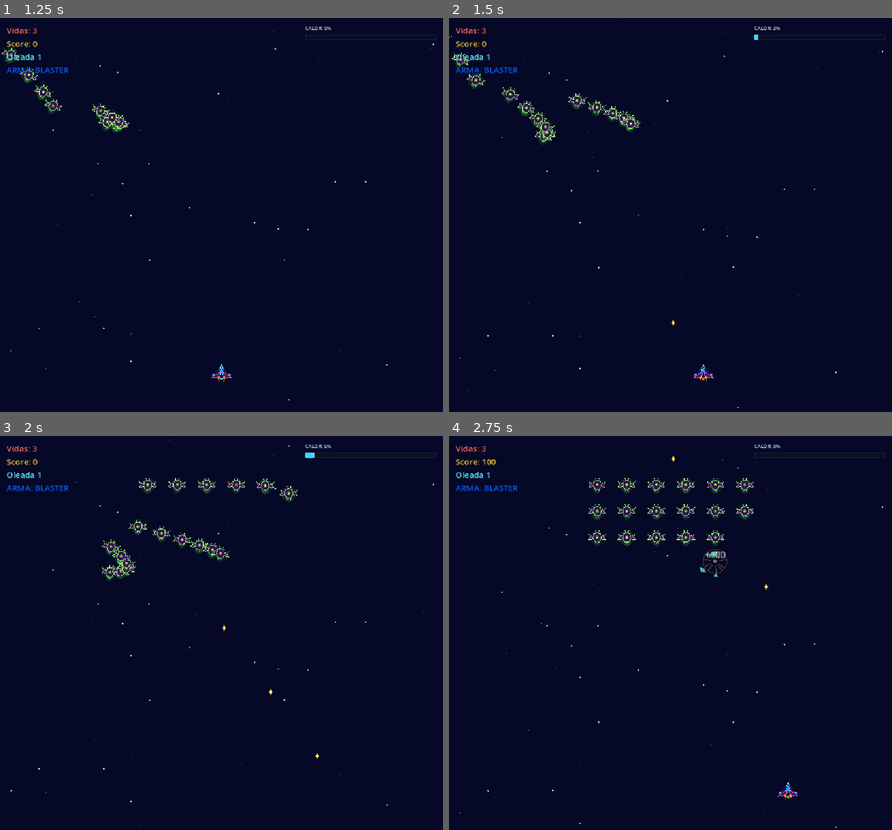
Above: before the commit, frames 1-4 (two rows, left to right).
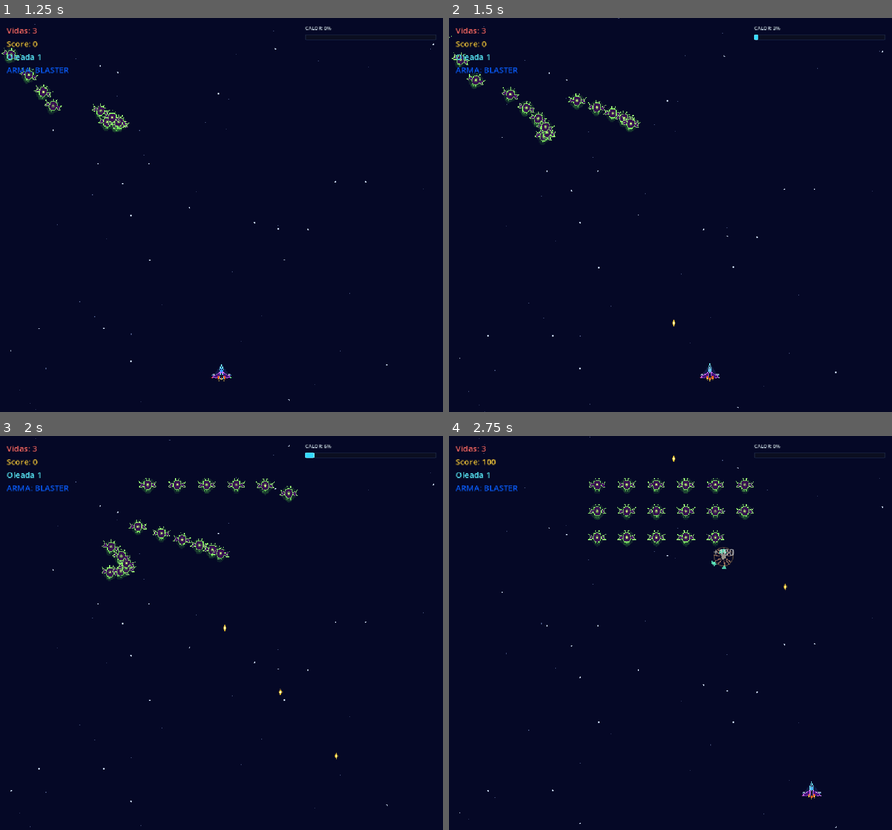
Above: after the commit, the same moments.

Repository: Frank-0511/galactic-surge
Game: Godot game, scene res://scenes/main/main.tscn
The game is run twice, just before and just after one commit, with the same random seed, the same clock (stepped at 60 frames per second) and the same inputs.
Inputs (mouse positions are in pixels of both pictures, inside the frame that each line leads up to):
- Up to frame 1 (1.25 s): click "Jugar" at 0.5 s
- Up to frame 2 (1.5 s): tap Enter at 1.25 s; move the mouse to (767, 195) at 1.27 s; hold Right (move_right) from 1.28 s (still down); hold Space (shoot) from 1.28 s (still down); click (767, 195) at 1.42 s
- Up to frame 3 (2 s): keep holding Right (move_right); keep holding Space (shoot)
- Up to frame 4 (2.75 s): release Right (move_right) at 2 s; release Space (shoot) at 2 s; drag from (581, 652) to (595, 483) at 2.02 s

Frame 1 is identical in both runs. In frame 2, 0.1% of the frame differs, in the area x 50-62%, y 76-93%; in frame 3, less than 0.1%; in frame 4, 0.4%, in the area x 50-85%, y 4-93%.

Commit message:
feat(etapa-16): cinturón más largo (24 asteroides) y velocidad de nave 480

Diff:
--- a/scenes/entities/player/player.gd
+++ b/scenes/entities/player/player.gd
@@ -43,7 +43,7 @@
 @export_range(1, 15) var weapon_level: int = 1
 
 ## Horizontal movement speed in pixels per second.
-@export var speed: float = 400.0
+@export var speed: float = 480.0
 
 ## Default blaster projectile scene.
 @export var bullet_scene: PackedScene = preload("res://scenes/entities/bullet/bullet.tscn")
--- a/scenes/main/main.gd
+++ b/scenes/main/main.gd
@@ -747,7 +747,7 @@
 	if _local_index(_pending_wave_index) == ASTEROID_WAVE_INDEX and _asteroid_spawner != null and _asteroid_spawner.has_method(&"start_asteroid_wave"):
 		_enemy_spawner.stop()
 		_enemy_spawner.clear_formation()
-		_asteroid_spawner.start_asteroid_wave(8)
+		_asteroid_spawner.start_asteroid_wave(24)
 		_begin_belt_camera_follow()
 	else:
 		_enemy_spawner.start_wave(_local_index(_pending_wave_index), _pending_wave_index)
--- a/scenes/systems/asteroid_spawner.gd
+++ b/scenes/systems/asteroid_spawner.gd
@@ -22,10 +22,10 @@
 signal warning_requested(duration: float, message: String)
 
 @export var asteroid_scene: PackedScene = preload("res://scenes/entities/asteroid/asteroid.tscn")
-@export var wave_asteroid_count: int = 8
+@export var wave_asteroid_count: int = 24
 @export var spawn_interval: float = 2.25
-@export var min_speed: float = 60.0
-@export var max_speed: float = 120.0
+@export var min_speed: float = 80.0
+@export var max_speed: float = 160.0
 @export var loot_chance: float = 0.50
 
 var _active_asteroids: Array[Area2D] = []
--- a/tests/etapa_16_contract_test.gd
+++ b/tests/etapa_16_contract_test.gd
@@ -2,7 +2,7 @@
 # Contract test harness for Etapa 16: duración de la oleada del cinturón de asteroides.
 # Verifies:
 # 1. AsteroidSpawner scene instantiates and exposes spawn_interval == 2.25 s (tolerance 0.001).
-# 2. wave_asteroid_count * spawn_interval == 18.0 s (tolerance 0.01), i.e. +50% over the previous 12 s.
+# 2. wave_asteroid_count * spawn_interval == 54.0 s (tolerance 0.01): 24 asteroids at 2.25 s.
 # 3. CameraShake follows a target on X during the belt, clamped to a max offset, and
 #    returns to its home position when the follow ends. Y is never followed.
 # No real-time dependencies: values are read from the instantiated scene and
@@ -16,7 +16,7 @@
 const CAMERA_MAX_OFFSET := 120.0
 const POSITION_TOLERANCE := 0.01
 const EXPECTED_SPAWN_INTERVAL := 2.25
-const EXPECTED_WAVE_DURATION := 18.0
+const EXPECTED_WAVE_DURATION := 54.0
 const SPAWN_INTERVAL_TOLERANCE := 0.001
 const WAVE_DURATION_TOLERANCE := 0.01
 
@@ -41,7 +41,7 @@
 
 
 # ---------------------------------------------------------------------------
-# 1. Wave duration: spawn_interval * wave_asteroid_count == 18 s (+50%)
+# 1. Wave duration: spawn_interval * wave_asteroid_count == 54 s (24 asteroids)
 # ---------------------------------------------------------------------------
 func _assert_wave_duration_contract() -> bool:
 	if not ResourceLoader.exists(ASTEROID_SPAWNER_PATH):
@@ -67,7 +67,7 @@
 		push_error("wave_asteroid_count * spawn_interval must be %.2f, got %.3f" % [EXPECTED_WAVE_DURATION, wave_duration])
 		return false
 
-	print("✓ Contrato 1: Duración de oleada del cinturón (18 s, +50%) superado")
+	print("✓ Contrato 1: Duración de oleada del cinturón (54 s, 24 asteroides) superado")
 	return true
 
 
